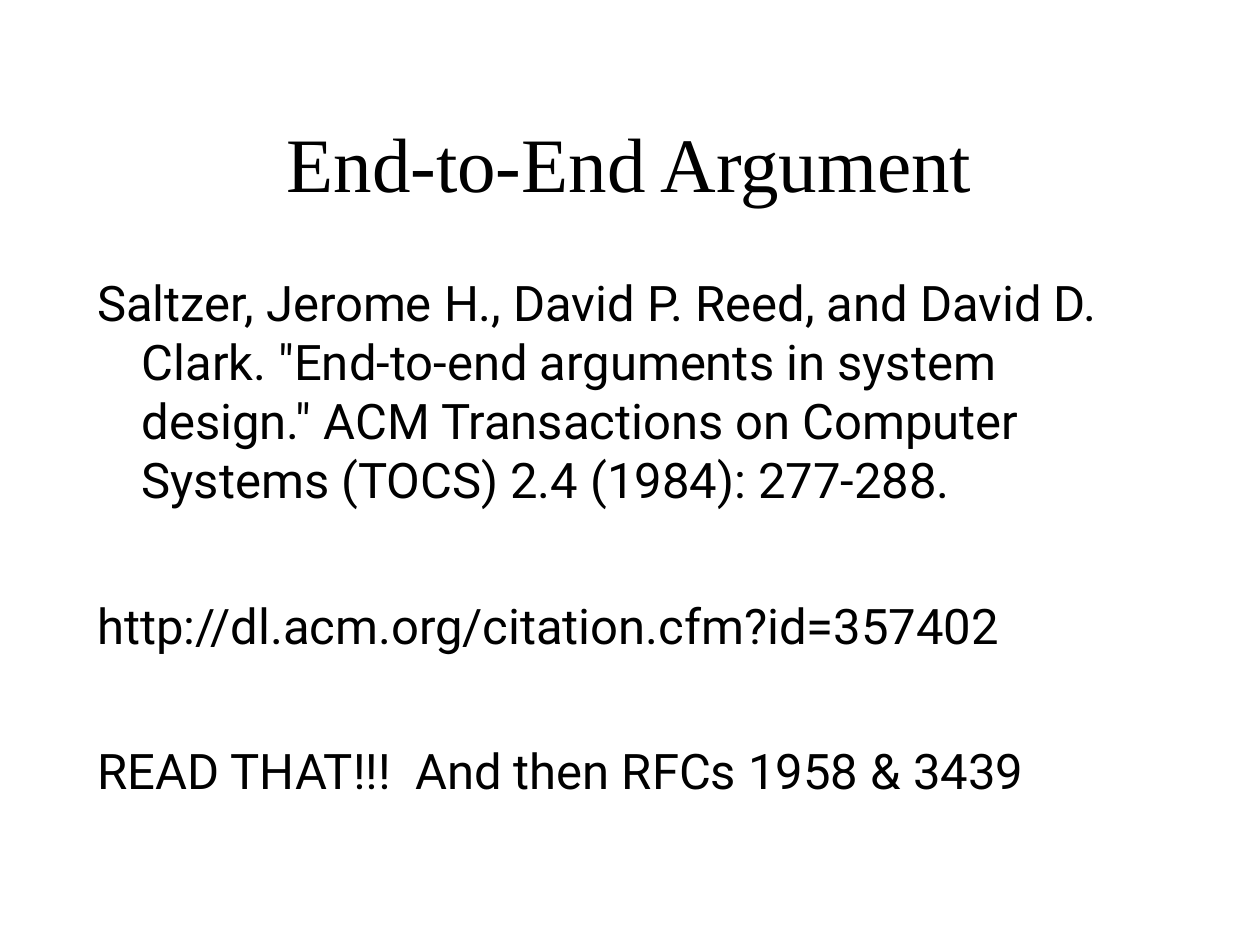
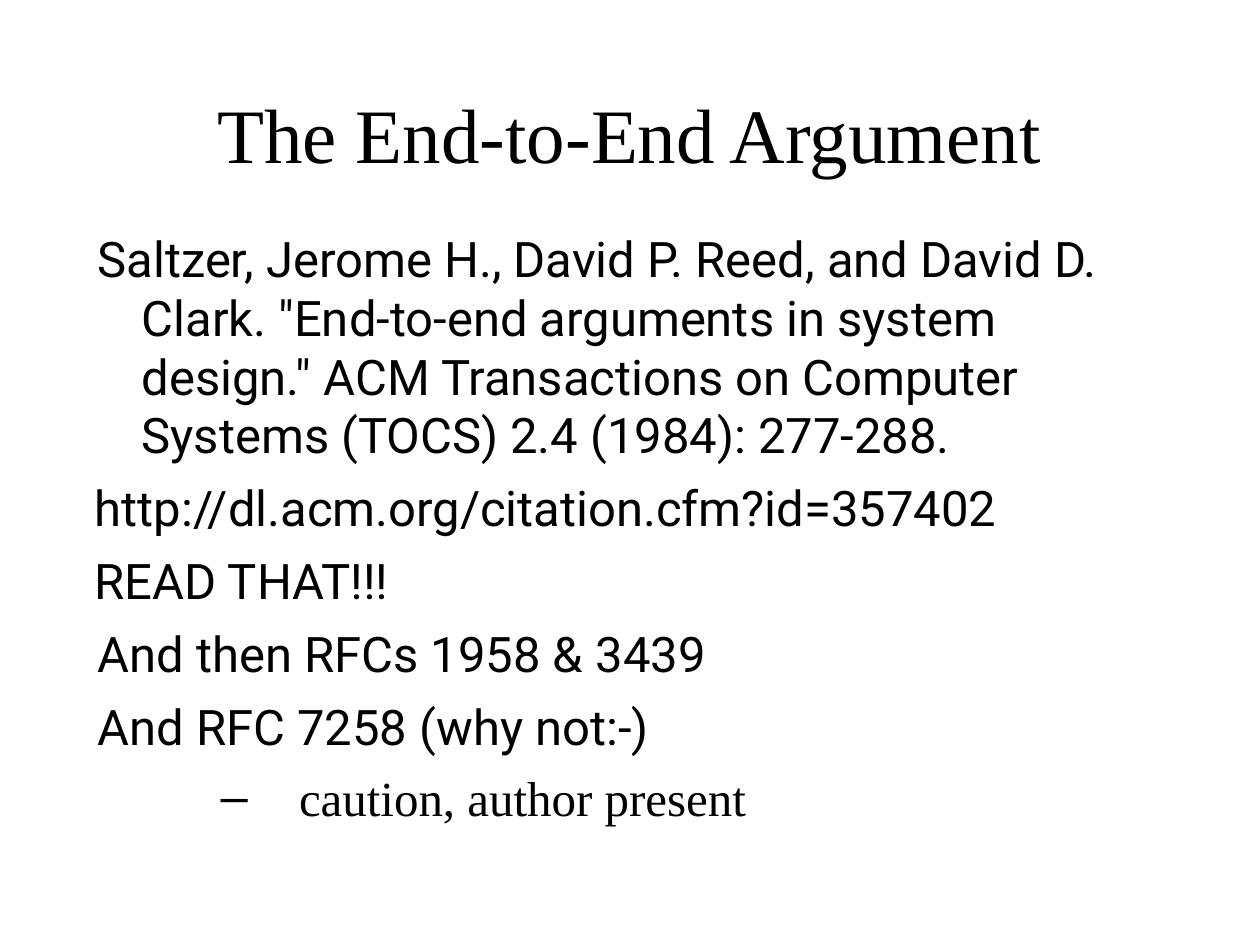
Before and after one commit to sftcd/cs7053, a slide deck: slide 34 of 2016lectures/02-concepts.ppt. Drawn at 1260x945 pixels with LibreOffice and Linux fonts; fonts in the diff are those of the drawing. Boxes give left, top, right and bottom in pixels: in the first picture for what was removed or moved away, otherwise in the second. Text is boxed around its words. In the diff, an @@ line names an element or a change of style, - is before the commit and + after.

```diff
--- a/2016lectures/02-concepts.ppt
+++ b/2016lectures/02-concepts.ppt
@@ title at [217,109,1041,178]: text changed @@
-End-to-End Argument
+The End-to-End Argument
@@ text "Saltzer, Jerome H., David P. ...": place and size @@
-text "Saltzer, Jerome H., David P. ..." at [97,284,1097,790]
+text "Saltzer, Jerome H., David P. ..." at [95,240,1097,826]
@@ text at [95,488,996,537]: indent changed @@
@@ text at [95,564,746,826]: text changed @@
-READ THAT!!! And then RFCs 1958 & 3439
+READ THAT!!!
+And then RFCs 1958 & 3439
+And RFC 7258 (why not:-)
+  – caution, author present
```
Also in this commit, not shown: 8 other slides changed, 1 slide added, 1 other file.
